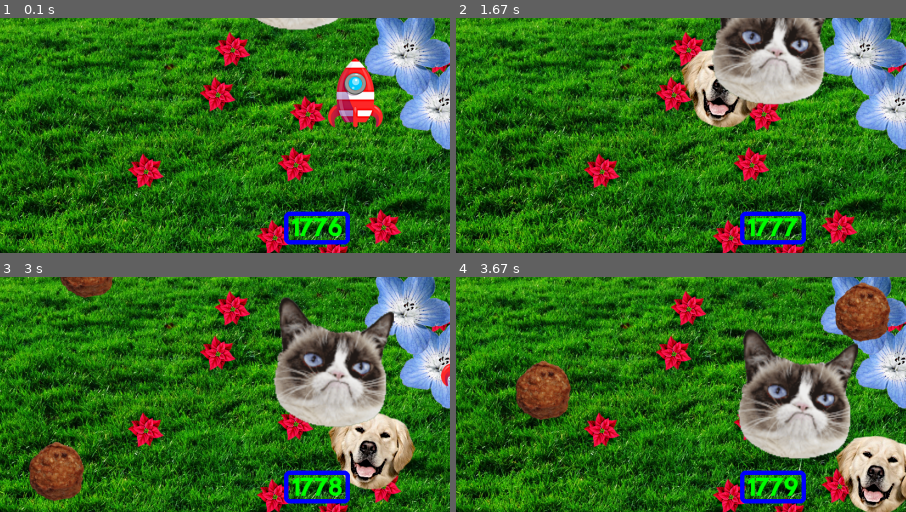
Above: before the commit, frames 1-4 (two rows, left to right).
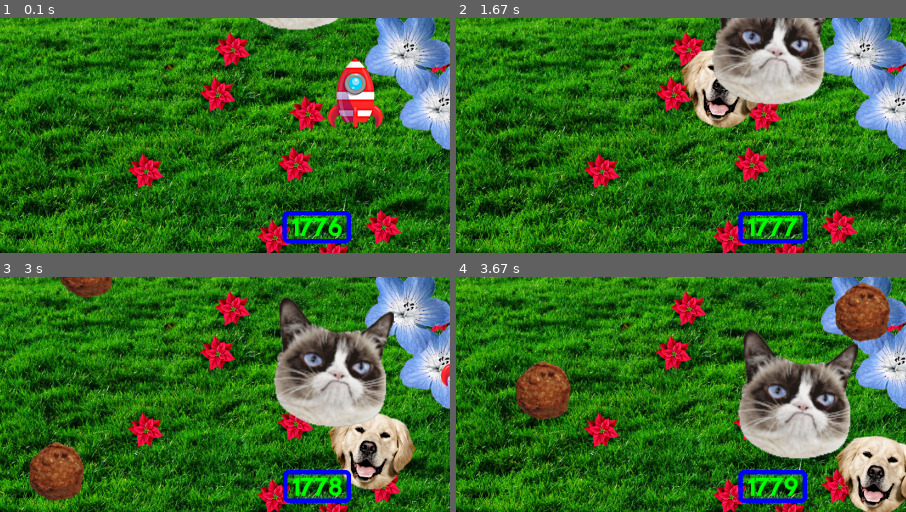
Above: after the commit, the same moments.

Repository: jimmygizmo/pygamefun
Game: pygame game, started from game/main.py
Two runs of this game, one before a commit and one after it. Both use one fixed random seed, a clock stepped at 60 frames per second and the inputs below.
Inputs:
- Up to frame 1 (0.1 s): no input
- Up to frame 2 (1.67 s): tap Space at 0.33, 0.73, 1.03, 1.23, 1.57 s; hold Right 0.67-1.13 s; hold Up 1.17-1.47 s; hold Right from 1.5 s (still down)
- Up to frame 3 (3 s): tap Space at 1.87, 2.07, 2.37, 2.63, 2.97 s; release Right at 1.97 s; hold Left 2-2.53 s; hold Down 2.57-2.87 s; hold Left from 2.9 s (still down)
- Up to frame 4 (3.67 s): tap Space at 3.27, 3.4 s; release Left at 3.3 s; hold Up from 3.33 s (still down)
The pictures show only the part of the screen within x 15-65%, y 47-97%; the shares and areas given below are measured in that part.

The runs differ from the first frame. In frame 1, 0.5% of the frame differs, in the area x 62-78%, y 82-97%; in frame 2, 0.5%; in frame 3, 0.4%; in frame 4, 0.4%.

Commit message:
refactored and simplified scoreboard border code and made it like the reference source. accepting that we wont be using an intermediate surface for things like drawing rectangles and we will do it directly to the display surface.

Diff:
--- a/game/config.py
+++ b/game/config.py
@@ -19,12 +19,13 @@
 SCR_FONT_FORCE_SYSTEM: bool = False  # Forces use of a common system font (Windows)
 # TODO: Add a cascading load-font test to try for the most common font names based on pygame.font.get_fonts()
 #      Survey this on Windows (already done for Win 11), MacOS and Linux (at least Ubuntu desktop.)
-SCR_BORDER_DRAW_COMPROMISE: bool = True  # Until drawing on dedicated border surface works, must draw on display_surface.
-SCR_FONT_ADJUST_Y: int = -4  # Vertical position adjustment, affected by Font selection, size, platform, other factors.
+SCR_FONT_ADJUST_Y: int = -5  # Vertical position adjustment, affected by Font selection, size, platform, other factors.
 SCR_FONT_SIZE: int = 40
 SCR_FONT_COLOR: str = 'green'
 SCR_BORDER_COLOR: str = 'blue'
 SCR_BORDER_THICKNESS: int = 8
+SCR_BORDER_PAD_X: int = 32
+SCR_BORDER_PAD_Y: int = 16
 SCR_BORDER_RADIUS: int = 10
 
 TICKRATE: int = 60  # (frame rate) - 0/None gives maximum/unlimited. Depends on code but recently saw 500-1000 FPS.
--- a/game/main.py
+++ b/game/main.py
@@ -320,15 +320,14 @@
     meatball_spec = ent.weapon_specs[1]
     spawn_x = random.randint((0 - cfg.MEATBALL_SPAWN_MARGIN), (cfg.SCREEN_WIDTH + cfg.MEATBALL_SPAWN_MARGIN))
     spawn_y = random.randint((0 - 2 * cfg.MEATBALL_SPAWN_MARGIN), ( 0 - cfg.MEATBALL_SPAWN_MARGIN))
-    # print(f"Meatball spawning at : {spawn_x}, {spawn_y}")
     projectile: Weapon = Weapon(
             groups=groups,
             img_filename=meatball_spec['img_filename'],
             x=spawn_x,
             y=spawn_y,
-            direction=pygame.math.Vector2((0.0, 1.0)),  # Down (Meatballs fall from the sky.)
+            direction=pygame.math.Vector2((0.0, 1.0)),  # Meatballs fall straight down.
             speed=meatball_spec['s'],
-        )  # PyCharm FALSE WARNING HERE (AbstractGroup)
+        )
 
 
 def update_and_draw_scoreboard(
@@ -336,52 +335,26 @@
             arg_scoreboard_font: pygame.font.Font,
             score: int,
         ) -> None:
-    # -------- SCOREBOARD TEXT - (CREATE ONLY FOR NOW, DRAW AFTER DEALING WITH BORDER. WE NEED THE RECT.):
+    # -------- SCOREBOARD TEXT
     score_text = str(score)
     scoreboard_surf: pygame.Surface = arg_scoreboard_font.render(
             text=score_text,
             antialias=True,
-            color=cfg.SCR_FONT_COLOR,  # TODO: Take this arg out and use cfg OR make other cfgs into args !?? Consistency.
-            bgcolor=None,
+            color=cfg.SCR_FONT_COLOR,
+            bgcolor=None,  # TODO: Should this arg just be left off?
         )
     scoreboard_rect: pygame.FRect = scoreboard_surf.get_frect(center=(cfg.SCR_X, cfg.SCR_Y))
-
-    # -------- SCORBOARD BORDER - (DRAW DIRECTLY TO DISPLAY OR USE AN INTERMEDIATE SURFACE - !under development!):
-
-    # Although we may not use the surface here, (depends on cfg and how we draw.) We ALWAYS use the rect:
-    scoreboard_bord_surf = pygame.Surface((cfg.SCR_WIDTH, cfg.SCR_HEIGHT), pygame.SRCALPHA)
-    # TODO: We could improve this IF we could compose this rect by itself and get the same set of values in another way.
-    scoreboard_bord_rect: pygame.FRect = scoreboard_bord_surf.get_frect(
-            center=(cfg.SCR_X, cfg.SCR_Y + cfg.SCR_FONT_ADJUST_Y)
-        )
-
-    if cfg.SCR_BORDER_DRAW_COMPROMISE:
-        # DRAW BORDER DIRECTLY ONTO THE DISPLAY SURFACE (Thus, scoreboard_bord_surf is not ever used.)
-        # *** This is here because I have not yet been able to get the below working to use an intermediate surface. ***
-        pygame.draw.rect(
-                arg_display_surface,
-                cfg.SCR_BORDER_COLOR,
-                scoreboard_bord_rect,
-                width=cfg.SCR_BORDER_THICKNESS,
-                border_radius=cfg.SCR_BORDER_RADIUS,
-            )
-
-        arg_display_surface.blit(scoreboard_surf, scoreboard_rect)  # ** DISABLED ** NO FONT. BORDER NOT WORKING YET.
-    else:
-        # DRAW BORDER DIRECTLY ONTO A NEW, DEDICATED SURFACE JUST FOR THE BORDER, TO BE BLITTED SEPARATELY/NORMALLY.
-        # *** Trying to get this working, but I just get a rect filled with black. pygame.SRCALPHA did not help. ***
-        pygame.draw.rect(
-            scoreboard_bord_surf,
+    arg_display_surface.blit(scoreboard_surf, scoreboard_rect)
+
+    # -------- SCORBOARD BORDER
+    pygame.draw.rect(
+            arg_display_surface,
             cfg.SCR_BORDER_COLOR,
-            scoreboard_bord_rect,
+            scoreboard_rect.inflate(cfg.SCR_BORDER_PAD_X, cfg.SCR_BORDER_PAD_Y)
+                .move(0, cfg.SCR_FONT_ADJUST_Y),
             width=cfg.SCR_BORDER_THICKNESS,
             border_radius=cfg.SCR_BORDER_RADIUS,
         )
-
-        arg_display_surface.blit(scoreboard_bord_surf, scoreboard_bord_rect)
-
-    # -------- SCOREBOARD TEXT - (FINALLY DRAW THE FONT SURFACE WE RENDERED IN THE FIRST STEP):
-    arg_display_surface.blit(scoreboard_surf, scoreboard_rect)
 
 
 # ###############################################    INITIALIZATION    #################################################
